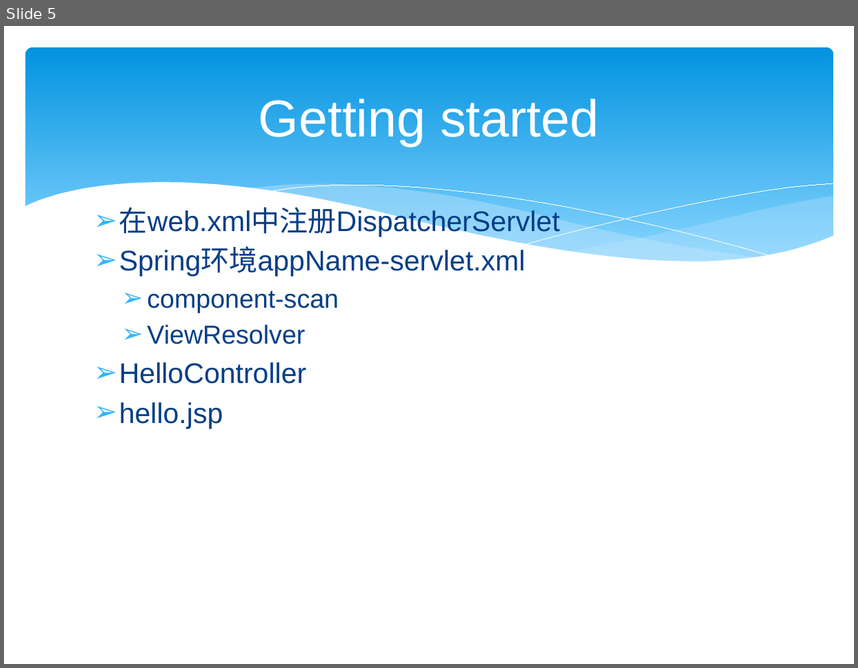
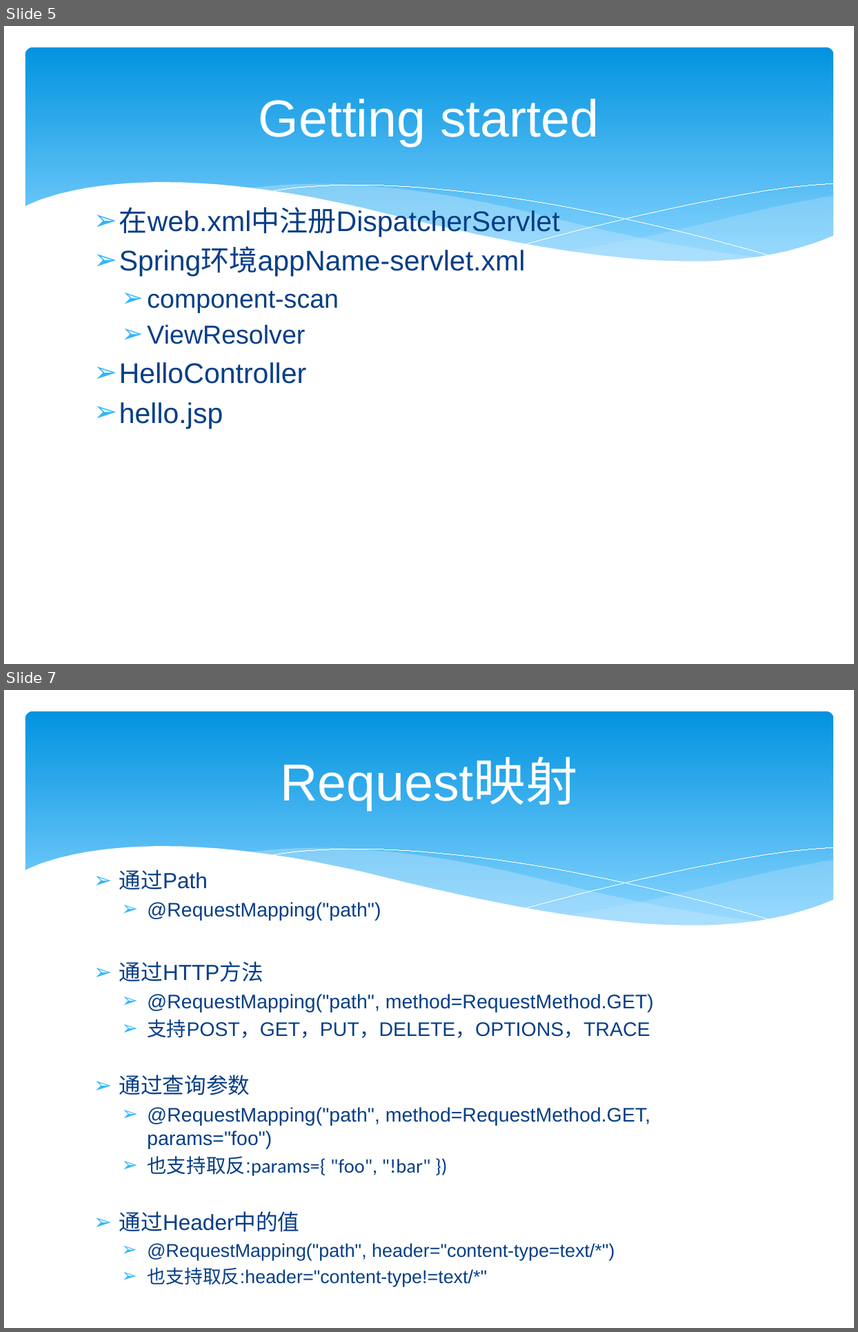
Before and after one commit to zjumty/spring-mvc-showcase, a slide deck: SpringMVC3.pptx. Shown one above the other, each under a label of ours: slide 5 before the commit, slides 5 and 7 after it; the slides between them are not shown. The pictures are 858x668 and 858x1332 pixels, drawn with LibreOffice and Linux fonts; fonts in the diff are those of the drawing. Boxes give left, top, right and bottom in pixels: in the first picture for what was removed or moved away, otherwise in the second. Text is boxed around its words. In the diff, an @@ line names an element or a change of style, - is before the commit and + after.

```diff
--- a/SpringMVC3.pptx
+++ b/SpringMVC3.pptx
@@ slide 7 added at [4, 690, 854, 1328], background #FFFFFF; not listed: 6 template elements that a slide beside it also shows @@
@@ title added at [280, 759, 577, 810], 44 pt, text #FFFFFF @@
+Request映射
@@ text added at [119, 869, 654, 1287], 16.6 pt, text #073E87 @@
+➢ 通过Path
+  ➢ @RequestMapping("path")
+➢ 通过HTTP方法
+  ➢ @RequestMapping("path", method=RequestMethod.GET)
+  ➢ 支持POST，GET，PUT，DELETE，OPTIONS，TRACE
+➢ 通过查询参数
+  ➢ @RequestMapping("path", method=RequestMethod.GET, params="foo")
+  ➢ 也支持取反:params={ "foo", "!bar" })
+➢ 通过Header中的值
+  ➢ @RequestMapping("path", header="content-type=text/*")
+  ➢ 也支持取反:header="content-type!=text/*"
```
Also in this commit, not shown: 1 other slide added, 1 slide removed, 37 other files.
